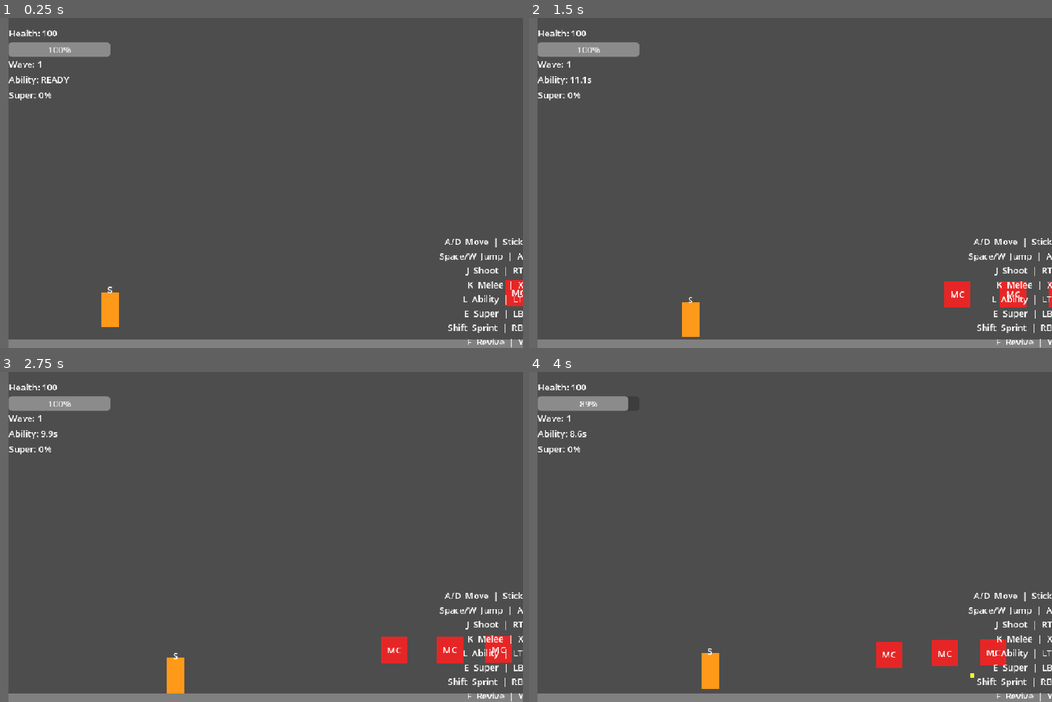
Above: before the commit, frames 1-4 (two rows, left to right).
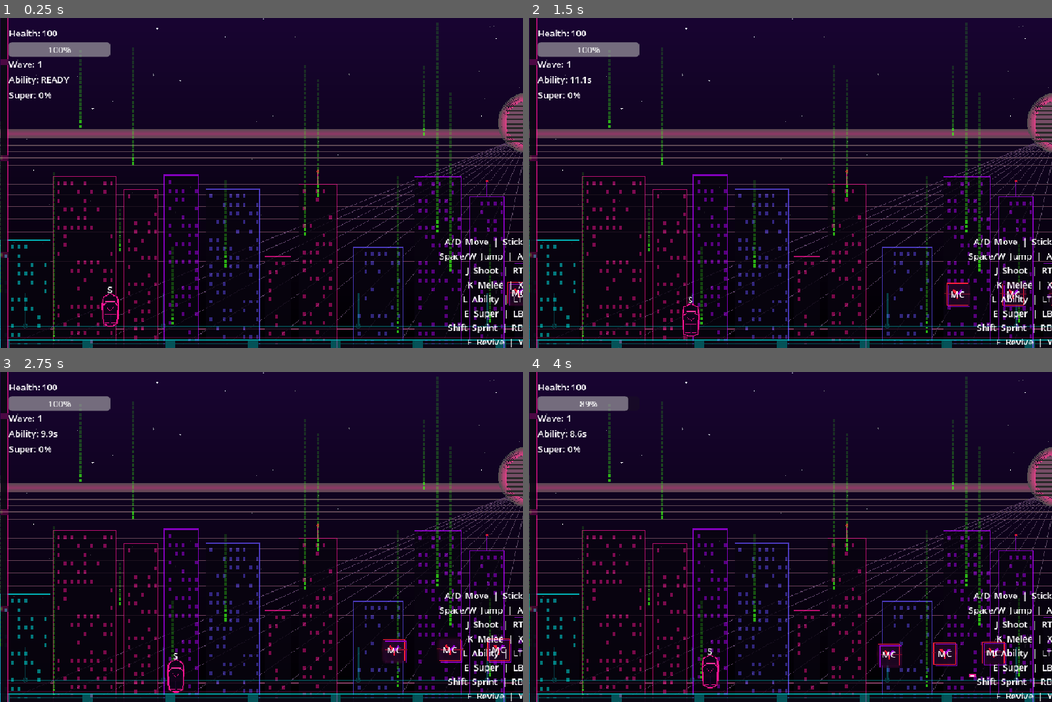
Above: after the commit, the same moments.

Repository: McSchnizzle/drew-coop-game
Game: Godot game, scene res://scenes/game.tscn
The game is run twice, just before and just after one commit, with the same random seed, the same clock (stepped at 60 frames per second) and the same inputs. This scene is started directly instead of the project's main scene.
Inputs:
- Up to frame 1 (0.25 s): no input
- Up to frame 2 (1.5 s): hold D (move_right) 0.53-1.28 s; tap L (ability) at 0.6 s; tap Space (jump) at 0.77 s; hold A (move_left) from 1.28 s (still down); tap F (interact) at 1.35 s
- Up to frame 3 (2.75 s): tap Space (jump) at 1.52 s; release A (move_left) at 2.03 s; hold D (move_right) from 2.03 s (still down); tap K (melee) at 2.1 s
- Up to frame 4 (4 s): tap J (shoot) at 2.85 s; tap Space (jump) at 3.02, 3.77 s; release D (move_right) at 3.53 s; hold A (move_left) from 3.53 s (still down); tap Shift (sprint) at 3.6 s

The runs differ from the first frame. In frame 1, 97% of the frame differs, in the area x 0-100%, y 0-100%; in frame 2, 97%; in frame 3, 97%; in frame 4, 97%.

Commit message:
Add art-neon-synthwave art theme with solo-start lobby patch
- Import files from Godot editor
- Allow single-player start for art review
- Fix tex_size type inference errors

Co-Authored-By: Claude Opus 4.6 <noreply@anthropic.com>

Diff:
--- a/game/project.godot
+++ b/game/project.godot
@@ -28,7 +28,6 @@
 
 window/size/viewport_width=1900
 window/size/viewport_height=1200
-window/size/resizable=true
 window/stretch/mode="canvas_items"
 window/stretch/aspect="expand"
 window/stretch/scale=2.0
--- a/game/scenes/enemies/enemy_context_rot.tscn
+++ b/game/scenes/enemies/enemy_context_rot.tscn
@@ -1,6 +1,7 @@
-[gd_scene load_steps=5 format=3 uid="uid://enemy_cr001"]
+[gd_scene load_steps=6 format=3 uid="uid://enemy_cr001"]
 
 [ext_resource type="Script" path="res://scripts/enemies/enemy_context_rot.gd" id="1_enemy"]
+[ext_resource type="Texture2D" path="res://assets/sprites/enemies/enemy_context_rot.png" id="2_tex_enemy"]
 
 [sub_resource type="RectangleShape2D" id="RectangleShape2D_body"]
 size = Vector2(40, 40)
@@ -25,12 +26,8 @@
 [node name="CollisionShape2D" type="CollisionShape2D" parent="."]
 shape = SubResource("RectangleShape2D_body")
 
-[node name="ColorRect" type="ColorRect" parent="."]
-offset_left = -20.0
-offset_top = -20.0
-offset_right = 20.0
-offset_bottom = 20.0
-color = Color(0.7, 0.8, 0.1, 1)
+[node name="Sprite2D" type="Sprite2D" parent="."]
+texture = ExtResource("2_tex_enemy")
 
 [node name="TypeLabel" type="Label" parent="."]
 offset_left = -20.0
--- a/game/scenes/enemies/enemy_dependency_hell.tscn
+++ b/game/scenes/enemies/enemy_dependency_hell.tscn
@@ -1,6 +1,7 @@
-[gd_scene load_steps=5 format=3 uid="uid://enemy_dh001"]
+[gd_scene load_steps=6 format=3 uid="uid://enemy_dh001"]
 
 [ext_resource type="Script" path="res://scripts/enemies/enemy_dependency_hell.gd" id="1_enemy"]
+[ext_resource type="Texture2D" path="res://assets/sprites/enemies/enemy_dependency_hell.png" id="2_tex_enemy"]
 
 [sub_resource type="RectangleShape2D" id="RectangleShape2D_body"]
 size = Vector2(56, 56)
@@ -25,12 +26,8 @@
 [node name="CollisionShape2D" type="CollisionShape2D" parent="."]
 shape = SubResource("RectangleShape2D_body")
 
-[node name="ColorRect" type="ColorRect" parent="."]
-offset_left = -28.0
-offset_top = -28.0
-offset_right = 28.0
-offset_bottom = 28.0
-color = Color(0.15, 0.15, 0.6, 1)
+[node name="Sprite2D" type="Sprite2D" parent="."]
+texture = ExtResource("2_tex_enemy")
 
 [node name="TypeLabel" type="Label" parent="."]
 offset_left = -28.0
--- a/game/scenes/enemies/enemy_hallucination.tscn
+++ b/game/scenes/enemies/enemy_hallucination.tscn
@@ -1,6 +1,7 @@
-[gd_scene load_steps=5 format=3 uid="uid://enemy_hall001"]
+[gd_scene load_steps=6 format=3 uid="uid://enemy_hall001"]
 
 [ext_resource type="Script" path="res://scripts/enemies/enemy_hallucination.gd" id="1_enemy"]
+[ext_resource type="Texture2D" path="res://assets/sprites/enemies/enemy_hallucination_disguised.png" id="2_tex_enemy"]
 
 [sub_resource type="RectangleShape2D" id="RectangleShape2D_body"]
 size = Vector2(24, 24)
@@ -28,12 +29,8 @@
 [node name="CollisionShape2D" type="CollisionShape2D" parent="."]
 shape = SubResource("RectangleShape2D_body")
 
-[node name="ColorRect" type="ColorRect" parent="."]
-offset_left = -12.0
-offset_top = -12.0
-offset_right = 12.0
-offset_bottom = 12.0
-color = Color(0.2, 0.9, 0.2, 1)
+[node name="Sprite2D" type="Sprite2D" parent="."]
+texture = ExtResource("2_tex_enemy")
 
 [node name="TypeLabel" type="Label" parent="."]
 offset_left = -12.0
--- a/game/scenes/enemies/enemy_merge_conflict.tscn
+++ b/game/scenes/enemies/enemy_merge_conflict.tscn
@@ -1,6 +1,7 @@
-[gd_scene load_steps=5 format=3 uid="uid://enemy_mc001"]
+[gd_scene load_steps=6 format=3 uid="uid://enemy_mc001"]
 
 [ext_resource type="Script" path="res://scripts/enemies/enemy_merge_conflict.gd" id="1_enemy"]
+[ext_resource type="Texture2D" path="res://assets/sprites/enemies/enemy_merge_conflict_t0.png" id="2_tex_enemy"]
 
 [sub_resource type="RectangleShape2D" id="RectangleShape2D_body"]
 size = Vector2(48, 48)
@@ -28,12 +29,8 @@
 [node name="CollisionShape2D" type="CollisionShape2D" parent="."]
 shape = SubResource("RectangleShape2D_body")
 
-[node name="ColorRect" type="ColorRect" parent="."]
-offset_left = -24.0
-offset_top = -24.0
-offset_right = 24.0
-offset_bottom = 24.0
-color = Color(0.9, 0.15, 0.15, 1)
+[node name="Sprite2D" type="Sprite2D" parent="."]
+texture = ExtResource("2_tex_enemy")
 
 [node name="TypeLabel" type="Label" parent="."]
 offset_left = -24.0
--- a/game/scenes/enemy.tscn
+++ b/game/scenes/enemy.tscn
@@ -1,6 +1,7 @@
-[gd_scene load_steps=5 format=3 uid="uid://enemy001"]
+[gd_scene load_steps=6 format=3 uid="uid://enemy001"]
 
 [ext_resource type="Script" path="res://scripts/enemy.gd" id="1_enemy"]
+[ext_resource type="Texture2D" path="res://assets/sprites/enemies/enemy_basic.png" id="2_tex_enemy"]
 
 [sub_resource type="RectangleShape2D" id="RectangleShape2D_body"]
 size = Vector2(48, 48)
@@ -22,12 +23,8 @@
 [node name="CollisionShape2D" type="CollisionShape2D" parent="."]
 shape = SubResource("RectangleShape2D_body")
 
-[node name="ColorRect" type="ColorRect" parent="."]
-offset_left = -24.0
-offset_top = -24.0
-offset_right = 24.0
-offset_bottom = 24.0
-color = Color(0.9, 0.15, 0.15, 1)
+[node name="Sprite2D" type="Sprite2D" parent="."]
+texture = ExtResource("2_tex_enemy")
 
 [node name="Hurtbox" type="Area2D" parent="."]
 
--- a/game/scenes/game.tscn
+++ b/game/scenes/game.tscn
@@ -11,6 +11,12 @@
 [ext_resource type="PackedScene" path="res://scenes/projectile_enemy.tscn" id="9_proj_enemy"]
 [ext_resource type="PackedScene" path="res://scenes/turret.tscn" id="10_turret"]
 [ext_resource type="Script" path="res://scripts/wave_manager.gd" id="11_wave"]
+[ext_resource type="Texture2D" path="res://assets/backgrounds/bg_far.png" id="12_bg_far"]
+[ext_resource type="Texture2D" path="res://assets/backgrounds/bg_mid.png" id="13_bg_mid"]
+[ext_resource type="Texture2D" path="res://assets/backgrounds/bg_near.png" id="14_bg_near"]
+[ext_resource type="Texture2D" path="res://assets/tiles/floor_tile.png" id="15_floor"]
+[ext_resource type="Texture2D" path="res://assets/tiles/wall_tile.png" id="16_wall"]
+[ext_resource type="Texture2D" path="res://assets/tiles/ceiling_tile.png" id="17_ceiling"]
 
 [sub_resource type="RectangleShape2D" id="RectangleShape2D_floor"]
 size = Vector2(1200, 32)
@@ -24,6 +30,30 @@
 [node name="Game" type="Node2D"]
 script = ExtResource("1_game")
 
+[node name="ParallaxFar" type="Parallax2D" parent="."]
+scroll_scale = Vector2(0.1, 0.1)
+repeat_size = Vector2(1920, 0)
+
+[node name="Sprite2D" type="Sprite2D" parent="ParallaxFar"]
+texture = ExtResource("12_bg_far")
+centered = false
+
+[node name="ParallaxMid" type="Parallax2D" parent="."]
+scroll_scale = Vector2(0.3, 0.3)
+repeat_size = Vector2(1920, 0)
+
+[node name="Sprite2D" type="Sprite2D" parent="ParallaxMid"]
+texture = ExtResource("13_bg_mid")
+centered = false
+
+[node name="ParallaxNear" type="Parallax2D" parent="."]
+scroll_scale = Vector2(0.6, 0.6)
+repeat_size = Vector2(1920, 0)
+
+[node name="Sprite2D" type="Sprite2D" parent="ParallaxNear"]
+texture = ExtResource("14_bg_near")
+centered = false
+
 [node name="Level" type="Node2D" parent="."]
 
 [node name="Floor" type="StaticBody2D" parent="Level"]
@@ -32,12 +62,9 @@
 [node name="CollisionShape2D" type="CollisionShape2D" parent="Level/Floor"]
 shape = SubResource("RectangleShape2D_floor")
 
-[node name="ColorRect" type="ColorRect" parent="Level/Floor"]
-offset_left = -600.0
-offset_top = -16.0
-offset_right = 600.0
-offset_bottom = 16.0
-color = Color(0.5, 0.5, 0.5, 1)
+[node name="Sprite2D" type="Sprite2D" parent="Level/Floor"]
+scale = Vector2(18.75, 1)
+texture = ExtResource("15_floor")
 
 [node name="LeftWall" type="StaticBody2D" parent="Level"]
 position = Vector2(0, 250)
@@ -45,12 +72,9 @@
 [node name="CollisionShape2D" type="CollisionShape2D" parent="Level/LeftWall"]
 shape = SubResource("RectangleShape2D_wall")
 
-[node name="ColorRect" type="ColorRect" parent="Level/LeftWall"]
-offset_left = -16.0
-offset_top = -350.0
-offset_right = 16.0
-offset_bottom = 350.0
-color = Color(0.4, 0.4, 0.4, 1)
+[node name="Sprite2D" type="Sprite2D" parent="Level/LeftWall"]
+scale = Vector2(1, 10.9375)
+texture = ExtResource("16_wall")
 
 [node name="RightWall" type="StaticBody2D" parent="Level"]
 position = Vector2(1200, 250)
@@ -58,12 +82,9 @@
 [node name="CollisionShape2D" type="CollisionShape2D" parent="Level/RightWall"]
 shape = SubResource("RectangleShape2D_wall")
 
-[node name="ColorRect" type="ColorRect" parent="Level/RightWall"]
-offset_left = -16.0
-offset_top = -350.0
-offset_right = 16.0
-offset_bottom = 350.0
-color = Color(0.4, 0.4, 0.4, 1)
+[node name="Sprite2D" type="Sprite2D" parent="Level/RightWall"]
+scale = Vector2(1, 10.9375)
+texture = ExtResource("16_wall")
 
 [node name="Ceiling" type="StaticBody2D" parent="Level"]
 position = Vector2(600, -100)
@@ -71,12 +92,9 @@
 [node name="CollisionShape2D" type="CollisionShape2D" parent="Level/Ceiling"]
 shape = SubResource("RectangleShape2D_ceiling")
 
-[node name="ColorRect" type="ColorRect" parent="Level/Ceiling"]
-offset_left = -600.0
-offset_top = -16.0
-offset_right = 600.0
-offset_bottom = 16.0
-color = Color(0.4, 0.4, 0.4, 1)
+[node name="Sprite2D" type="Sprite2D" parent="Level/Ceiling"]
+scale = Vector2(18.75, 1)
+texture = ExtResource("17_ceiling")
 
 [node name="Players" type="Node2D" parent="."]
 
--- a/game/scenes/lobby.tscn
+++ b/game/scenes/lobby.tscn
@@ -202,7 +202,7 @@
 anchor_bottom = 1.0
 grow_horizontal = 2
 grow_vertical = 2
-color = Color(0.071, 0.071, 0.094, 1)
+color = Color(0.031, 0.008, 0.071, 1)
 
 [node name="StageViewportContainer" type="SubViewportContainer" parent="." unique_id=877255565]
 layout_mode = 1
--- a/game/scenes/player.tscn
+++ b/game/scenes/player.tscn
@@ -1,8 +1,9 @@
-[gd_scene load_steps=7 format=3 uid="uid://player001"]
+[gd_scene load_steps=9 format=3 uid="uid://player001"]
 
 [ext_resource type="Script" path="res://scripts/player.gd" id="1_player"]
 [ext_resource type="Script" path="res://scripts/ability_manager.gd" id="2_ability_mgr"]
 [ext_resource type="Script" path="res://scripts/revive_system.gd" id="3_revive_sys"]
+[ext_resource type="Texture2D" path="res://assets/sprites/player_default.png" id="4_tex_default"]
 
 [sub_resource type="RectangleShape2D" id="RectangleShape2D_body"]
 size = Vector2(32, 64)
@@ -68,12 +69,8 @@
 [node name="CollisionShape2D" type="CollisionShape2D" parent="."]
 shape = SubResource("RectangleShape2D_body")
 
-[node name="ColorRect" type="ColorRect" parent="."]
-offset_left = -16.0
-offset_top = -32.0
-offset_right = 16.0
-offset_bottom = 32.0
-color = Color(0.2, 0.4, 1.0, 1)
+[node name="Sprite2D" type="Sprite2D" parent="."]
+texture = ExtResource("4_tex_default")
 
 [node name="RoleLabel" type="Label" parent="."]
 offset_left = -16.0
--- a/game/scenes/projectile.tscn
+++ b/game/scenes/projectile.tscn
@@ -1,9 +1,10 @@
-[gd_scene load_steps=4 format=3 uid="uid://proj001"]
+[gd_scene load_steps=5 format=3 uid="uid://proj001"]
 
 [ext_resource type="Script" path="res://scripts/projectile.gd" id="1_projectile"]
+[ext_resource type="Texture2D" path="res://assets/sprites/projectile_player.png" id="2_tex_proj"]
 
 [sub_resource type="RectangleShape2D" id="RectangleShape2D_body"]
-size = Vector2(8, 8)
+size = Vector2(12, 6)
 
 [sub_resource type="SceneReplicationConfig" id="SceneReplicationConfig_projectile"]
 properties/0/path = NodePath(".:position")
@@ -19,12 +20,8 @@
 [node name="CollisionShape2D" type="CollisionShape2D" parent="."]
 shape = SubResource("RectangleShape2D_body")
 
-[node name="ColorRect" type="ColorRect" parent="."]
-offset_left = -4.0
-offset_top = -4.0
-offset_right = 4.0
-offset_bottom = 4.0
-color = Color(1.0, 0.95, 0.2, 1)
+[node name="Sprite2D" type="Sprite2D" parent="."]
+texture = ExtResource("2_tex_proj")
 
 [node name="MultiplayerSynchronizer" type="MultiplayerSynchronizer" parent="."]
 replication_config = SubResource("SceneReplicationConfig_projectile")
--- a/game/scenes/projectile_enemy.tscn
+++ b/game/scenes/projectile_enemy.tscn
@@ -1,6 +1,7 @@
-[gd_scene load_steps=4 format=3 uid="uid://proj_enemy001"]
+[gd_scene load_steps=5 format=3 uid="uid://proj_enemy001"]
 
 [ext_resource type="Script" path="res://scripts/entities/projectile_enemy.gd" id="1_projectile"]
+[ext_resource type="Texture2D" path="res://assets/sprites/projectile_enemy.png" id="2_tex_proj"]
 
 [sub_resource type="RectangleShape2D" id="RectangleShape2D_body"]
 size = Vector2(12, 12)
@@ -19,12 +20,8 @@
 [node name="CollisionShape2D" type="CollisionShape2D" parent="."]
 shape = SubResource("RectangleShape2D_body")
 
-[node name="ColorRect" type="ColorRect" parent="."]
-offset_left = -6.0
-offset_top = -6.0
-offset_right = 6.0
-offset_bottom = 6.0
-color = Color(0.9, 0.2, 0.1, 1)
+[node name="Sprite2D" type="Sprite2D" parent="."]
+texture = ExtResource("2_tex_proj")
 
 [node name="MultiplayerSynchronizer" type="MultiplayerSynchronizer" parent="."]
 replication_config = SubResource("SceneReplicationConfig_projectile")
--- a/game/scenes/turret.tscn
+++ b/game/scenes/turret.tscn
@@ -1,6 +1,7 @@
-[gd_scene format=3 uid="uid://turret001"]
+[gd_scene load_steps=6 format=3 uid="uid://turret001"]
 
 [ext_resource type="Script" path="res://scripts/entities/turret.gd" id="1_turret"]
+[ext_resource type="Texture2D" path="res://assets/sprites/turret.png" id="2_tex_turret"]
 
 [sub_resource type="RectangleShape2D" id="RectangleShape2D_body"]
 size = Vector2(24, 24)
@@ -25,12 +26,8 @@
 [node name="CollisionShape2D" type="CollisionShape2D" parent="."]
 shape = SubResource("RectangleShape2D_body")
 
-[node name="ColorRect" type="ColorRect" parent="."]
-offset_left = -12.0
-offset_top = -12.0
-offset_right = 12.0
-offset_bottom = 12.0
-color = Color(0, 0.8, 0.8, 1)
+[node name="Sprite2D" type="Sprite2D" parent="."]
+texture = ExtResource("2_tex_turret")
 
 [node name="TypeLabel" type="Label" parent="."]
 offset_left = -12.0
--- a/game/scripts/enemies/enemy_base.gd
+++ b/game/scripts/enemies/enemy_base.gd
@@ -105,15 +105,15 @@
 @rpc("authority", "call_local", "reliable")
 func _show_hit_flash() -> void:
 	# Brief white flash so players see damage landing.
-	var sprite = get_node_or_null("ColorRect")
+	var sprite = get_node_or_null("Sprite2D") as Sprite2D
 	if not sprite:
 		return
-	var original_color: Color = sprite.color
-	sprite.color = Color(1.0, 1.0, 1.0, 1.0)
+	var original_modulate: Color = sprite.modulate
+	sprite.modulate = Color(3.0, 3.0, 3.0, 1.0)  # Bright white neon flash
 	# Guard against the node being freed before the timer fires (e.g. enemy dies).
 	get_tree().create_timer(0.1).timeout.connect(func():
 		if is_instance_valid(sprite):
-			sprite.color = original_color
+			sprite.modulate = original_modulate
 	)
 
 
--- a/game/scripts/enemies/enemy_context_rot.gd
+++ b/game/scripts/enemies/enemy_context_rot.gd
@@ -25,15 +25,7 @@
 	contact_damage = CR_PROJ_DAMAGE
 	_current_state = State.IDLE
 
-	# Set visual
-	var half := CR_SIZE / 2.0
-	var color_rect = get_node_or_null("ColorRect") as ColorRect
-	if color_rect:
-		color_rect.offset_left = -half.x
-		color_rect.offset_top = -half.y
-		color_rect.offset_right = half.x
-		color_rect.offset_bottom = half.y
-		color_rect.color = COLOR
+	# Sprite2D texture is set in the .tscn scene file
 
 
 func _state_chase(delta: float) -> void:
--- a/game/scripts/enemies/enemy_dependency_hell.gd
+++ b/game/scripts/enemies/enemy_dependency_hell.gd
@@ -18,15 +18,7 @@
 	contact_damage = DH_CONTACT_DMG
 	_current_state = State.IDLE
 
-	# Set visual
-	var half := DH_SIZE / 2.0
-	var color_rect = get_node_or_null("ColorRect") as ColorRect
-	if color_rect:
-		color_rect.offset_left = -half.x
-		color_rect.offset_top = -half.y
-		color_rect.offset_right = half.x
-		color_rect.offset_bottom = half.y
-		color_rect.color = COLOR
+	# Sprite2D texture is set in the .tscn scene file
 
 
 func _physics_process(delta: float) -> void:
--- a/game/scripts/enemies/enemy_hallucination.gd
+++ b/game/scripts/enemies/enemy_hallucination.gd
@@ -13,6 +13,8 @@
 
 const COLOR_DISGUISED: Color = Color(0.2, 0.9, 0.2)
 const COLOR_REVEALED: Color = Color(0.6, 0.1, 0.8)
+const TEX_DISGUISED: String = "res://assets/sprites/enemies/enemy_hallucination_disguised.png"
+const TEX_REVEALED: String = "res://assets/sprites/enemies/enemy_hallucination_revealed.png"
 
 var is_disguised: bool = true
 var _reveal_timer: float = 0.0
@@ -89,14 +91,10 @@
 
 
 func _update_visual_disguised() -> void:
-	var half := HALL_DISGUISED_SIZE / 2.0
-	var color_rect = get_node_or_null("ColorRect") as ColorRect
-	if color_rect:
-		color_rect.offset_left = -half.x
-		color_rect.offset_top = -half.y
-		color_rect.offset_right = half.x
-		color_rect.offset_bottom = half.y
-		color_rect.color = COLOR_DISGUISED
+	var sprite = get_node_or_null("Sprite2D") as Sprite2D
+	if sprite:
+		sprite.texture = load(TEX_DISGUISED)
+		sprite.modulate = Color(1.0, 1.0, 1.0, 1.0)
 	var label = get_node_or_null("TypeLabel") as Label
 	if label:
 		label.text = "+"
@@ -104,13 +102,10 @@
 
 func _update_visual_revealed() -> void:
 	var half := HALL_REVEALED_SIZE / 2.0
-	var color_rect = get_node_or_null("ColorRect") as ColorRect
-	if color_rect:
-		color_rect.offset_left = -half.x
-		color_rect.offset_top = -half.y
-		color_rect.offset_right = half.x
-		color_rect.offset_bottom = half.y
-		color_rect.color = COLOR_REVEALED
+	var sprite = get_node_or_null("Sprite2D") as Sprite2D
+	if sprite:
+		sprite.texture = load(TEX_REVEALED)
+		sprite.modulate = Color(1.0, 1.0, 1.0, 1.0)
 	var label = get_node_or_null("TypeLabel") as Label
 	if label:
 		label.text = "!"
--- a/game/scripts/enemies/enemy_merge_conflict.gd
+++ b/game/scripts/enemies/enemy_merge_conflict.gd
@@ -15,6 +15,11 @@
 	Color(0.9, 0.4, 0.4),    # Light Red (T1)
 	Color(0.9, 0.6, 0.6),    # Pink (T2)
 ]
+const TIER_TEXTURES: Array[String] = [
+	"res://assets/sprites/enemies/enemy_merge_conflict_t0.png",
+	"res://assets/sprites/enemies/enemy_merge_conflict_t1.png",
+	"res://assets/sprites/enemies/enemy_merge_conflict_t2.png",
+]
 
 var size_tier: int = 0
 
@@ -29,15 +34,11 @@
 	speed = TIER_SPEED[size_tier]
 	contact_damage = TIER_CONTACT_DMG[size_tier]
 
-	# Update visual size
-	var half := TIER_SIZE[size_tier] / 2.0
-	var color_rect = get_node_or_null("ColorRect") as ColorRect
-	if color_rect:
-		color_rect.offset_left = -half.x
-		color_rect.offset_top = -half.y
-		color_rect.offset_right = half.x
-		color_rect.offset_bottom = half.y
-		color_rect.color = TIER_COLORS[size_tier]
+	# Update visual - swap to tier-specific neon texture
+	var sprite = get_node_or_null("Sprite2D") as Sprite2D
+	if sprite:
+		sprite.texture = load(TIER_TEXTURES[size_tier])
+		sprite.modulate = Color(1.0, 1.0, 1.0, 1.0)
 
 	# Update collision shapes
 	var body_shape = get_node_or_null("CollisionShape2D")
--- a/game/scripts/lobby.gd
+++ b/game/scripts/lobby.gd
@@ -98,7 +98,7 @@
 		_room_code = NetworkManager.ip_to_room_code(ip)
 		room_code_label.text = "Room Code:  %s  (%s)" % [_room_code, ip]
 		room_code_container.visible = true
-		start_button.visible = _connected_player_count >= 2
+		start_button.visible = _connected_player_count >= 1
 		status_label.text = "Players connected: %d" % _connected_player_count
 	else:
 		room_code_container.visible = false
@@ -427,6 +427,7 @@
 	room_code_label.text = "Room Code:  %s  (%s)" % [_room_code, ip]
 	room_code_container.visible = true
 	status_label.text = "Waiting for players..."
+	start_button.visible = true
 
 	# Hide host/join controls to keep panel compact
 	host_button.visible = false
@@ -579,4 +580,4 @@
 func _update_lobby_status() -> void:
 	status_label.text = "Players connected: %d" % _connected_player_count
 	# Show start button only for the host when at least 2 players are present.
-	start_button.visible = _is_host and _connected_player_count >= 2
+	start_button.visible = _is_host and _connected_player_count >= 1
--- a/game/scripts/player.gd
+++ b/game/scripts/player.gd
@@ -31,6 +31,12 @@
 
 # Projectile scene path
 const PROJECTILE_SCENE: String = "res://scenes/projectile.tscn"
+
+# Neon sprite textures for role-based visuals
+const TEX_STRIKER: String = "res://assets/sprites/player_striker.png"
+const TEX_ENGINEER: String = "res://assets/sprites/player_engineer.png"
+const TEX_DEFAULT: String = "res://assets/sprites/player_default.png"
+const TEX_DOWNED: String = "res://assets/sprites/player_downed.png"
 
 # Revive constants
 const BLEEDOUT_TIME: float = 30.0
@@ -468,19 +474,21 @@
 
 @rpc("authority", "call_local", "reliable")
 func _show_downed_visual() -> void:
-	var color_rect = get_node_or_null("ColorRect") as ColorRect
-	if color_rect:
-		color_rect.color = Color(0.5, 0.5, 0.5, 1.0)
+	var sprite = get_node_or_null("Sprite2D") as Sprite2D
+	if sprite:
+		sprite.texture = load(TEX_DOWNED)
+		sprite.modulate = Color(0.5, 0.5, 0.5, 1.0)
 
 
 @rpc("authority", "call_local", "reliable")
 func _set_role_color(role: String) -> void:
-	var color_rect = get_node_or_null("ColorRect") as ColorRect
-	if color_rect:
+	var sprite = get_node_or_null("Sprite2D") as Sprite2D
+	if sprite:
 		if role == "engineer":
-			color_rect.color = Color(0.2, 0.8, 0.3, 1.0)
+			sprite.texture = load(TEX_ENGINEER)
 		else:
-			color_rect.color = Color(1.0, 0.6, 0.1, 1.0)
+			sprite.texture = load(TEX_STRIKER)
+		sprite.modulate = Color(1.0, 1.0, 1.0, 1.0)
 	var role_label = get_node_or_null("RoleLabel") as Label
 	if role_label:
 		role_label.text = "S" if role == "striker" else "E"
--- a/game/version.cfg
+++ b/game/version.cfg
@@ -1,2 +1,2 @@
 [version]
-version="0.1.4"
+version="0.1.5"
Binary file added: game/assets/backgrounds/bg_far.png
Not shown, added: game/assets/backgrounds/bg_far.png.import
Binary file added: game/assets/backgrounds/bg_mid.png
Not shown, added: game/assets/backgrounds/bg_mid.png.import
Binary file added: game/assets/backgrounds/bg_near.png
Not shown, added: game/assets/backgrounds/bg_near.png.import
Binary file added: game/assets/sprites/enemies/enemy_basic.png
Not shown, added: game/assets/sprites/enemies/enemy_basic.png.import
Binary file added: game/assets/sprites/enemies/enemy_context_rot.png
Not shown, added: game/assets/sprites/enemies/enemy_context_rot.png.import
Binary file added: game/assets/sprites/enemies/enemy_dependency_hell.png
Not shown, added: game/assets/sprites/enemies/enemy_dependency_hell.png.import
(and 31 more such lines)
